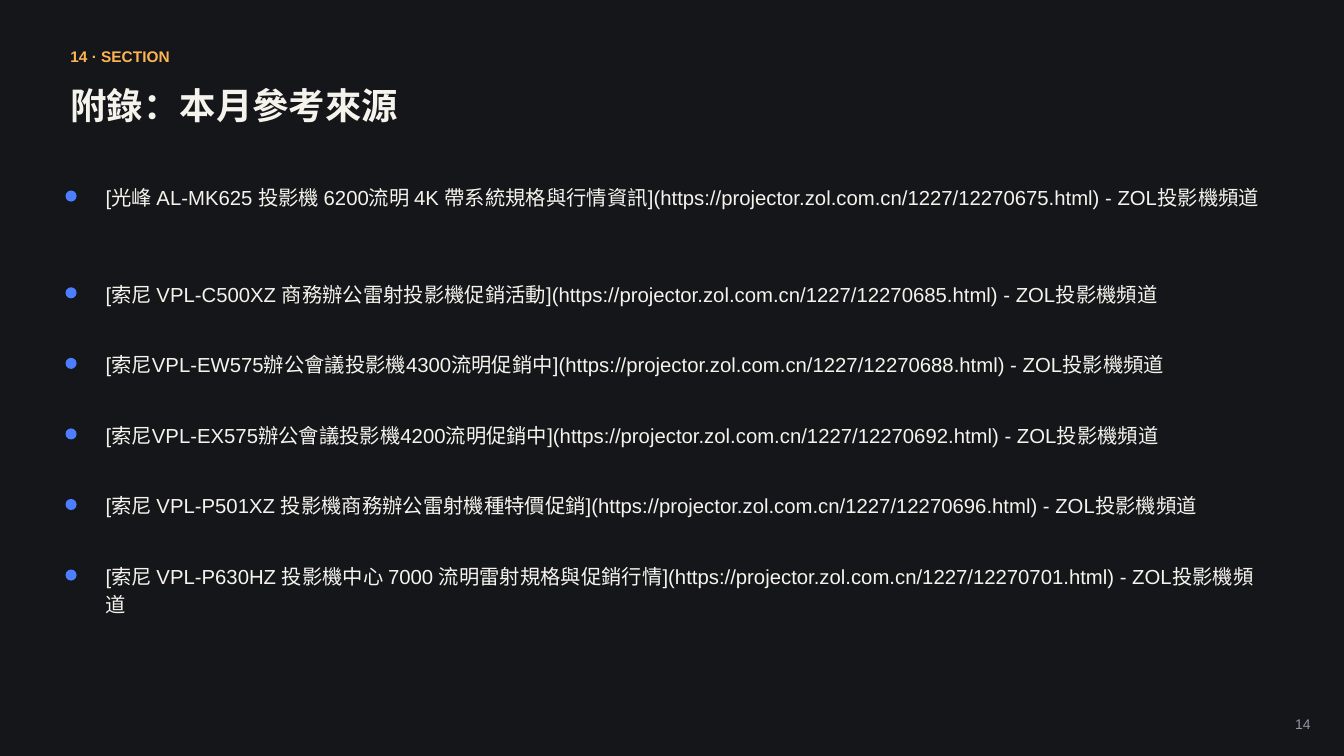
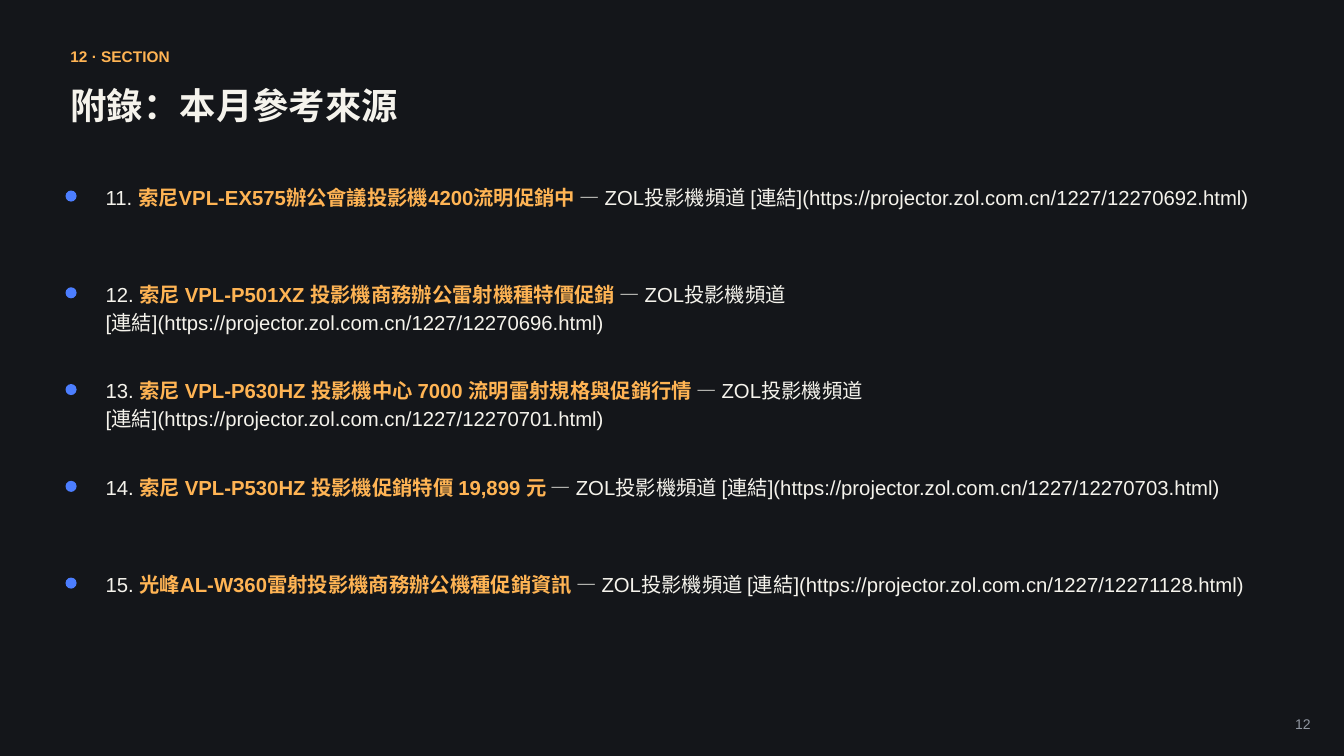
Before and after one commit to coffee30233-gif/Project-Insight, a slide deck: slide 12 of data/reports/2026-08.pptx (slide 14 before the commit). Drawn at 1344x756 pixels with LibreOffice and Linux fonts; fonts in the diff are those of the drawing. Boxes give left, top, right and bottom in pixels: in the first picture for what was removed or moved away, otherwise in the second. Text is boxed around its words. In the diff, an @@ line names an element or a change of style, - is before the commit and + after.

```diff
--- a/data/reports/2026-08.pptx
+++ b/data/reports/2026-08.pptx
@@ text at [70, 51, 170, 62]: text changed @@
-14 · SECTION
+12 · SECTION
@@ text at [106, 187, 1248, 210]: text changed @@
-[光峰 AL-MK625 投影機 6200流明 4K 帶系統規格與行情資訊](https://projector.zol.com.cn/1227/12270675.html) - ZOL投影機頻道
+11. 索尼VPL-EX575辦公會議投影機4200流明促銷中 — ZOL投影機頻道 [連結](https://projector.zol.com.cn/1227/12270692.html)
@@ text at [106, 284, 786, 335]: text changed @@
-[索尼 VPL-C500XZ 商務辦公雷射投影機促銷活動](https://projector.zol.com.cn/1227/12270685.html) - ZOL投影機頻道
+12. 索尼 VPL-P501XZ 投影機商務辦公雷射機種特價促銷 — ZOL投影機頻道 [連結](https://projector.zol.com.cn/1227/12270696.html)
@@ ellipse: place and size @@
-ellipse at [66, 358, 77, 369]
+ellipse at [66, 384, 77, 395]
@@ text at [106, 380, 863, 431]: text changed @@
-[索尼VPL-EW575辦公會議投影機4300流明促銷中](https://projector.zol.com.cn/1227/12270688.html) - ZOL投影機頻道
+13. 索尼 VPL-P630HZ 投影機中心 7000 流明雷射規格與促銷行情 — ZOL投影機頻道 [連結](https://projector.zol.com.cn/1227/12270701.html)
@@ text at [106, 477, 1220, 500]: text changed @@
-[索尼VPL-EX575辦公會議投影機4200流明促銷中](https://projector.zol.com.cn/1227/12270692.html) - ZOL投影機頻道
+14. 索尼 VPL-P530HZ 投影機促銷特價 19,899 元 — ZOL投影機頻道 [連結](https://projector.zol.com.cn/1227/12270703.html)
@@ ellipse: place and size @@
-ellipse at [66, 429, 77, 440]
+ellipse at [66, 481, 77, 492]
@@ text removed at [106, 567, 1114, 589] @@
-[索尼 VPL-P630HZ 投影機中心 7000 流明雷射規格與促銷行情](https://projector.zol.com.cn/1227/12270701.html) - ZOL投影機頻道
@@ ellipse: place and size @@
-ellipse at [66, 499, 77, 510]
+ellipse at [66, 578, 77, 589]
@@ ellipse removed at [66, 570, 77, 581] @@
@@ text at [106, 574, 1243, 597]: text changed @@
-[索尼 VPL-P501XZ 投影機商務辦公雷射機種特價促銷](https://projector.zol.com.cn/1227/12270696.html) - ZOL投影機頻道
+15. 光峰AL-W360雷射投影機商務辦公機種促銷資訊 — ZOL投影機頻道 [連結](https://projector.zol.com.cn/1227/12271128.html)
@@ text at [1295, 719, 1311, 729]: text changed @@
-14
+12
```
Also in this commit, not shown: 32 other slides changed, 7 slides added, 25 slides removed, 3 other files.
